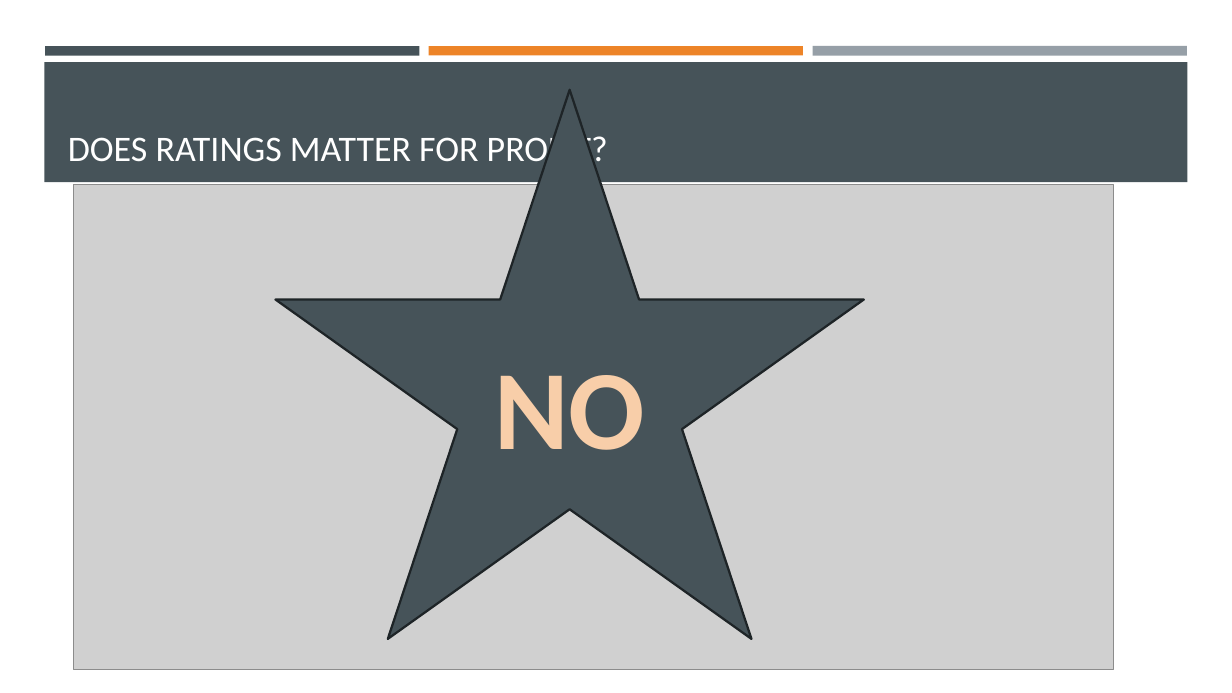
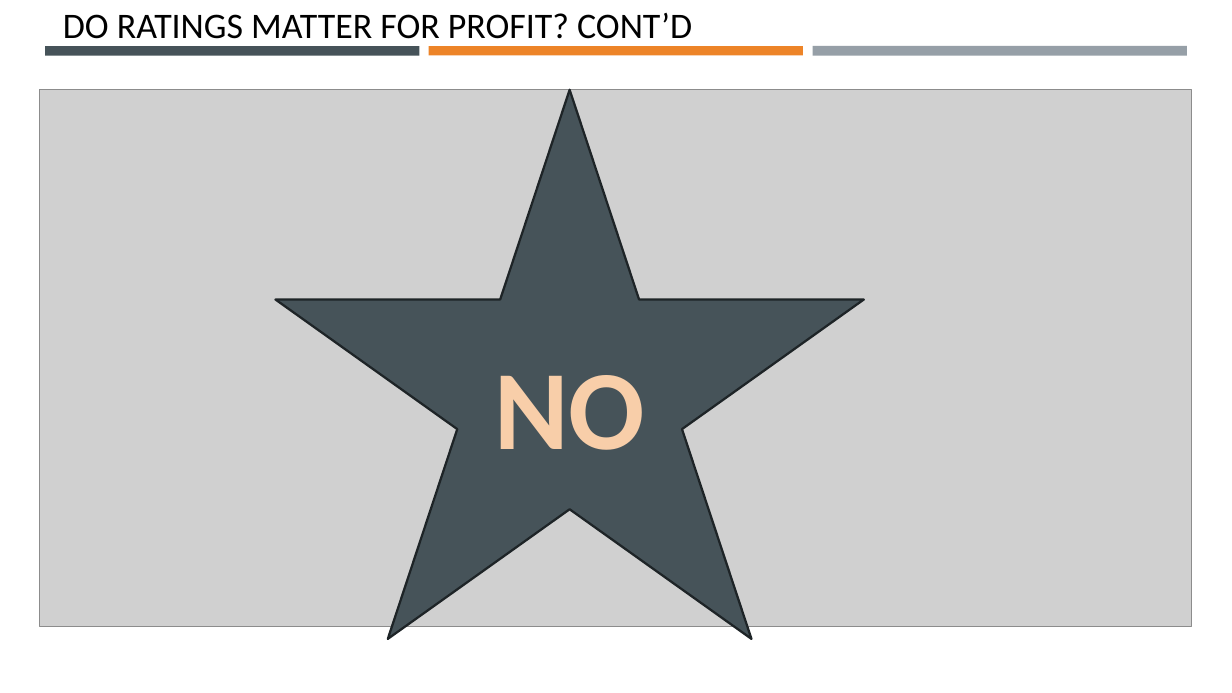
Before and after one commit to Robotrousers/Group1Proj1, a slide deck: slide 9 of MoMoviesPrez.pptx (slide 11 before the commit). Drawn at 1232x693 pixels with LibreOffice and Linux fonts; fonts in the diff are those of the drawing; grey boxes stand for pictures. Boxes give left, top, right and bottom in pixels: in the first picture for what was removed or moved away, otherwise in the second. Text is boxed around its words. In the diff, an @@ line names an element or a change of style, - is before the commit and + after.

```diff
--- a/MoMoviesPrez.pptx
+++ b/MoMoviesPrez.pptx
@@ text added at (x1=63, y1=13, x2=692, y2=48), 28 pt, text #000000 @@
+DO RATINGS MATTER FOR PROFIT? CONT’D
@@ rectangle removed at (x1=44, y1=62, x2=1188, y2=182) @@
@@ picture resized from (x1=74, y1=185, x2=1114, y2=670) to (x1=40, y1=90, x2=1191, y2=627) @@
@@ title removed at (x1=68, y1=131, x2=608, y2=170) @@
-DOES RATINGS MATTER FOR PROFIT?
```
Also in this commit, not shown: 4 other slides changed, 7 slides added, 11 slides removed.
